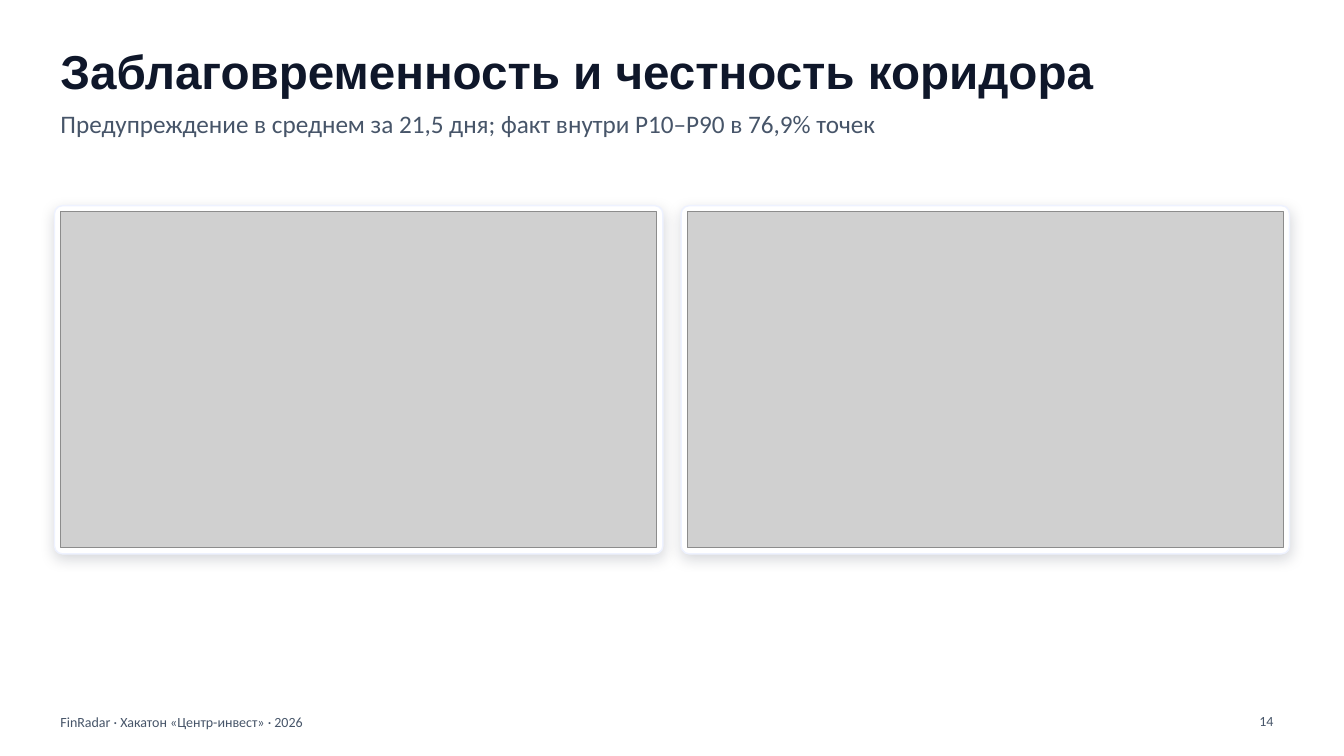
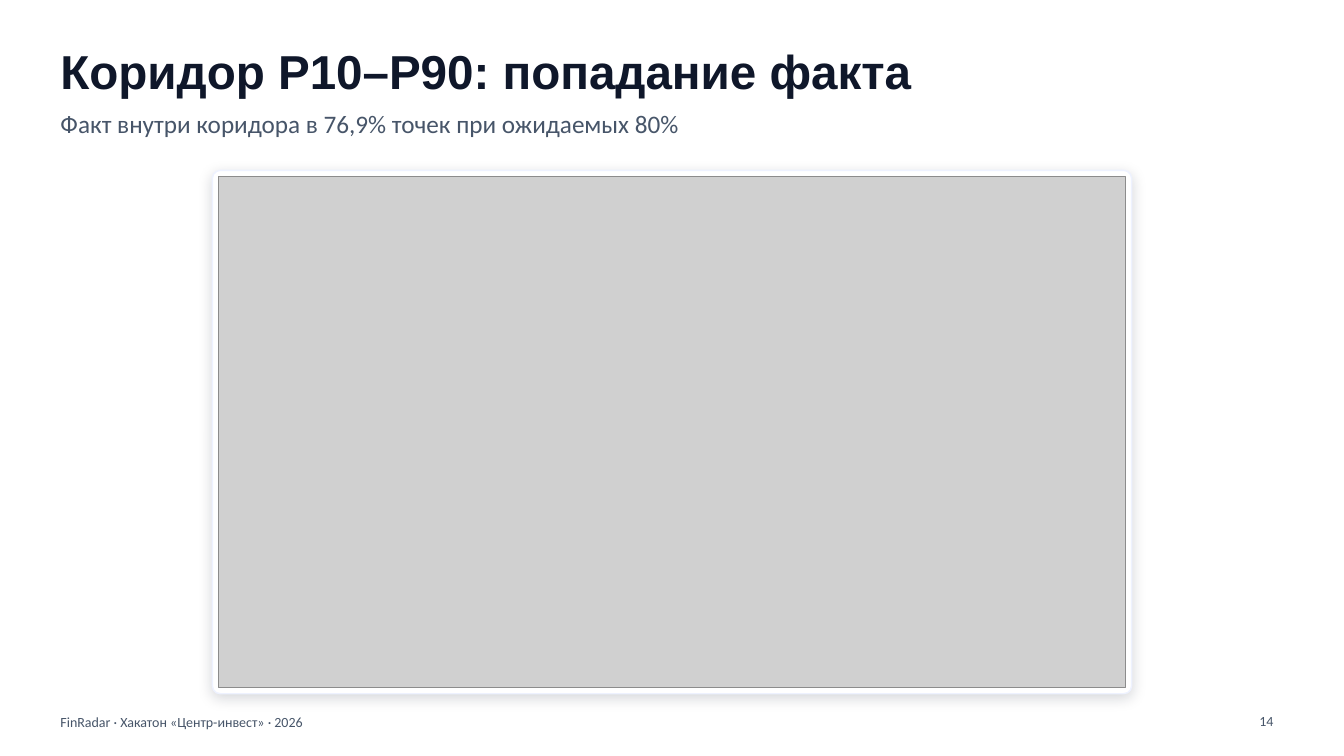
Before and after one commit to egor-lap/finprognoz, a slide deck: slide 14 of presentation/FinRadar.pptx. Drawn at 1344x756 pixels with LibreOffice and Linux fonts; fonts in the diff are those of the drawing; grey boxes stand for pictures. Boxes give left, top, right and bottom in pixels: in the first picture for what was removed or moved away, otherwise in the second. Text is boxed around its words. In the diff, an @@ line names an element or a change of style, - is before the commit and + after.

```diff
--- a/presentation/FinRadar.pptx
+++ b/presentation/FinRadar.pptx
@@ title at box(60, 54, 912, 99): text changed @@
-Заблаговременность и честность коридора
+Коридор P10–P90: попадание факта
@@ text at box(60, 116, 678, 137): text changed @@
-Предупреждение в среднем за 21,5 дня; факт внутри P10–P90 в 76,9% точек
+Факт внутри коридора в 76,9% точек при ожидаемых 80%
@@ rounded rectangle: place and size @@
-rounded rectangle at box(54, 206, 663, 554)
+rounded rectangle at box(213, 170, 1132, 694)
@@ rounded rectangle at box(213, 170, 1132, 694): proportions changed @@
@@ picture: place and size @@
-picture at box(688, 212, 1285, 547)
+picture at box(219, 176, 1126, 688)
@@ rounded rectangle removed at box(682, 206, 1291, 554) @@
@@ picture removed at box(60, 212, 657, 547) @@
```
Also in this commit, not shown: 1 other slide changed, 3 slides added, 3 slides removed.
